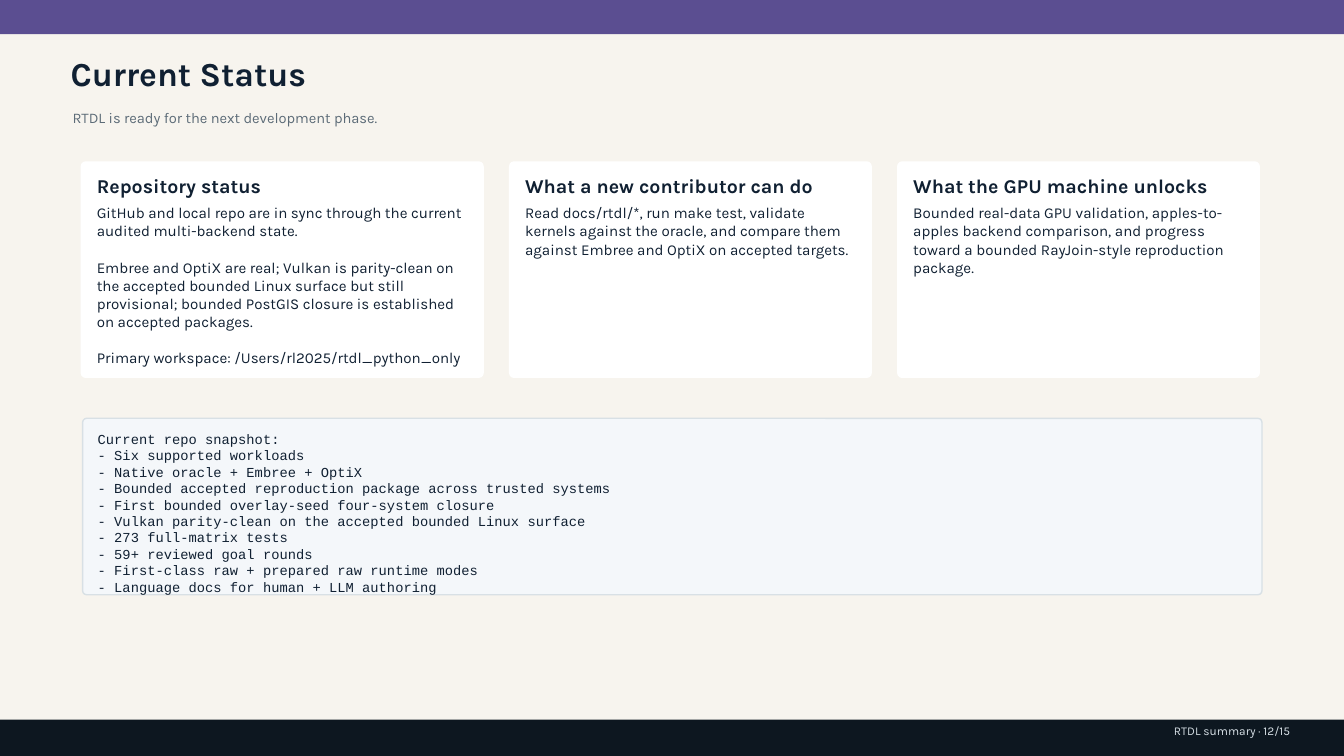
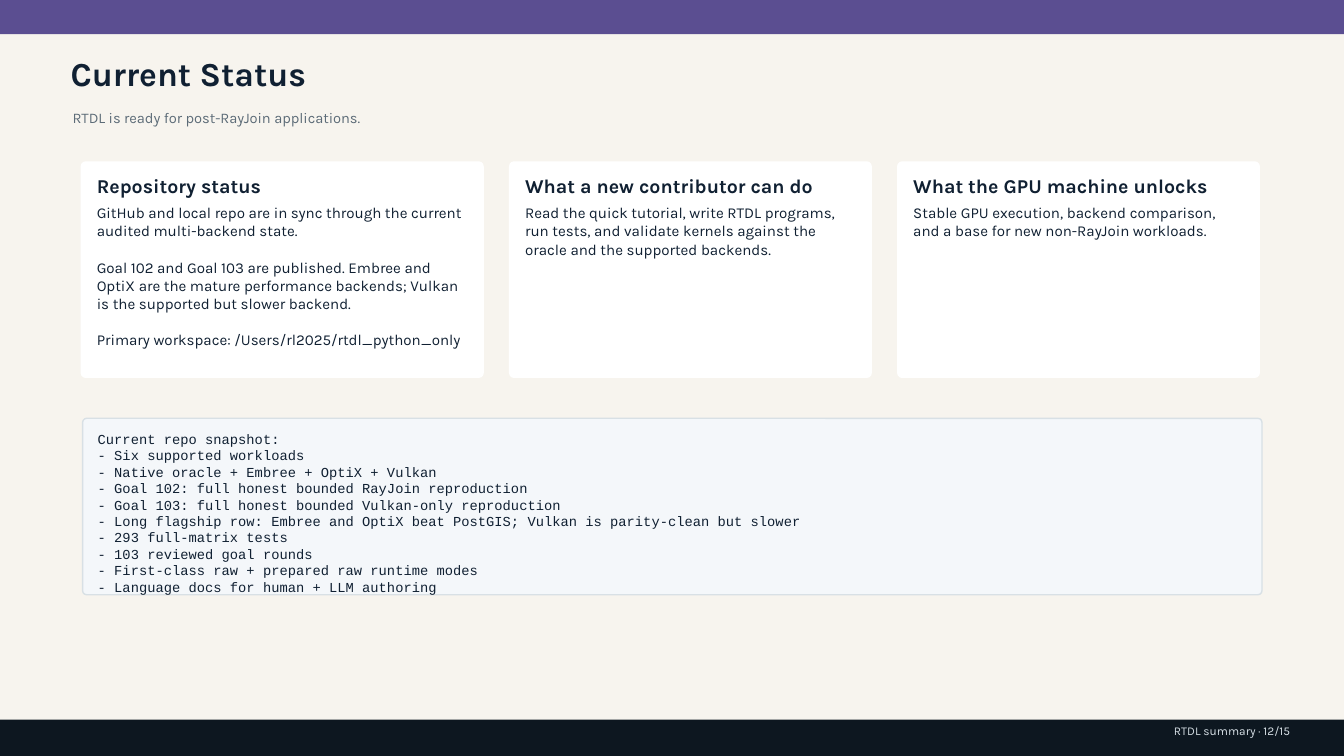
Before and after one commit to rubaolee/rtdl, a slide deck: slide 12 of rtdl_status_summary.pptx. Drawn at 1344x756 pixels with LibreOffice and Linux fonts; fonts in the diff are those of the drawing. Boxes give left, top, right and bottom in pixels: in the first picture for what was removed or moved away, otherwise in the second. Text is boxed around its words. In the diff, an @@ line names an element or a change of style, - is before the commit and + after.

Commit message:
Publish flat paper package, updated status deck, and Goal 104 report

```diff
--- a/rtdl_status_summary.pptx
+++ b/rtdl_status_summary.pptx
@@ text at [73,113,360,127]: text changed @@
-RTDL is ready for the next development phase.
+RTDL is ready for post-RayJoin applications.
@@ text at [525,207,835,259]: text changed @@
-Read docs/rtdl/*, run make test, validate kernels against the oracle, and compare them against Embree and OptiX on accepted targets.
+Read the quick tutorial, write RTDL programs, run tests, and validate kernels against the oracle and the supported backends.
@@ text at [913,207,1216,240]: text changed @@
-Bounded real-data GPU validation, apples-to-apples backend comparison, and progress toward a bounded RayJoin-style reproduction package.
+Stable GPU execution, backend comparison, and a base for new non-RayJoin workloads.
@@ text at [97,262,458,313]: text changed @@
-Embree and OptiX are real; Vulkan is parity-clean on the accepted bounded Linux surface but still provisional; bounded PostGIS closure is established on accepted packages.
+Goal 102 and Goal 103 are published. Embree and OptiX are the mature performance backends; Vulkan is the supported but slower backend.
@@ text at [114,467,801,562]: text changed @@
-- Native oracle + Embree + OptiX
-- Bounded accepted reproduction package across trusted systems
-- First bounded overlay-seed four-system closure
-- Vulkan parity-clean on the accepted bounded Linux surface
-- 273 full-matrix tests
-- 59+ reviewed goal rounds
+- Native oracle + Embree + OptiX + Vulkan
+- Goal 102: full honest bounded RayJoin reproduction
+- Goal 103: full honest bounded Vulkan-only reproduction
+- Long flagship row: Embree and OptiX beat PostGIS; Vulkan is parity-clean but slower
+- 293 full-matrix tests
+- 103 reviewed goal rounds
```
Also in this commit, not shown: 7 other slides changed, 54 other files.
